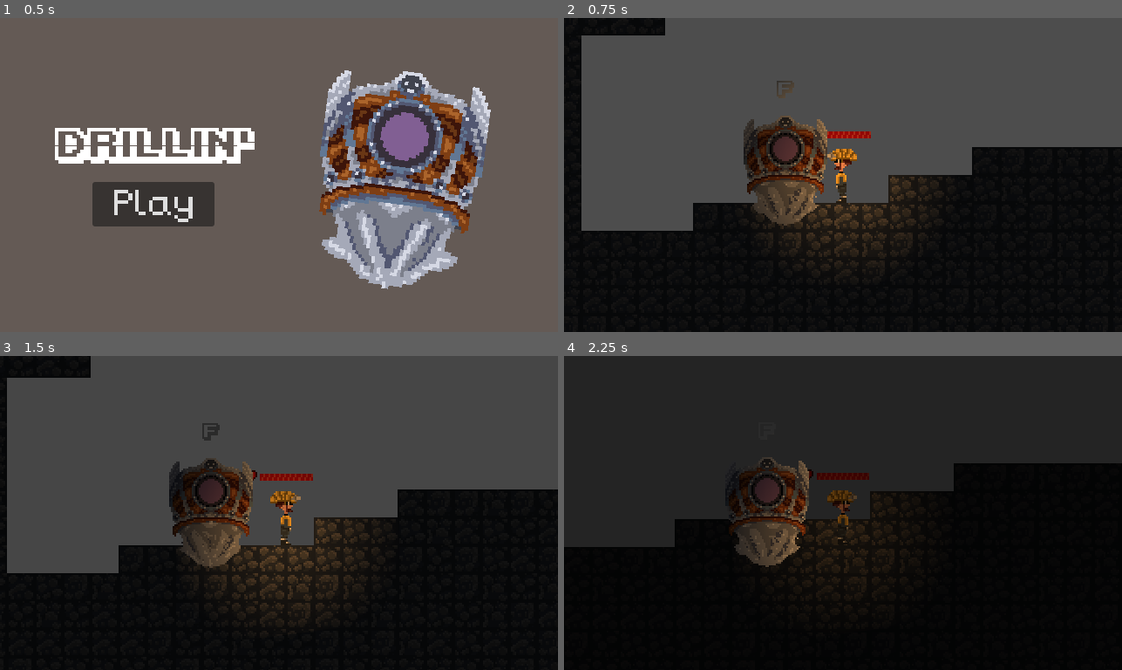
Above: before the commit, frames 1-4 (two rows, left to right).
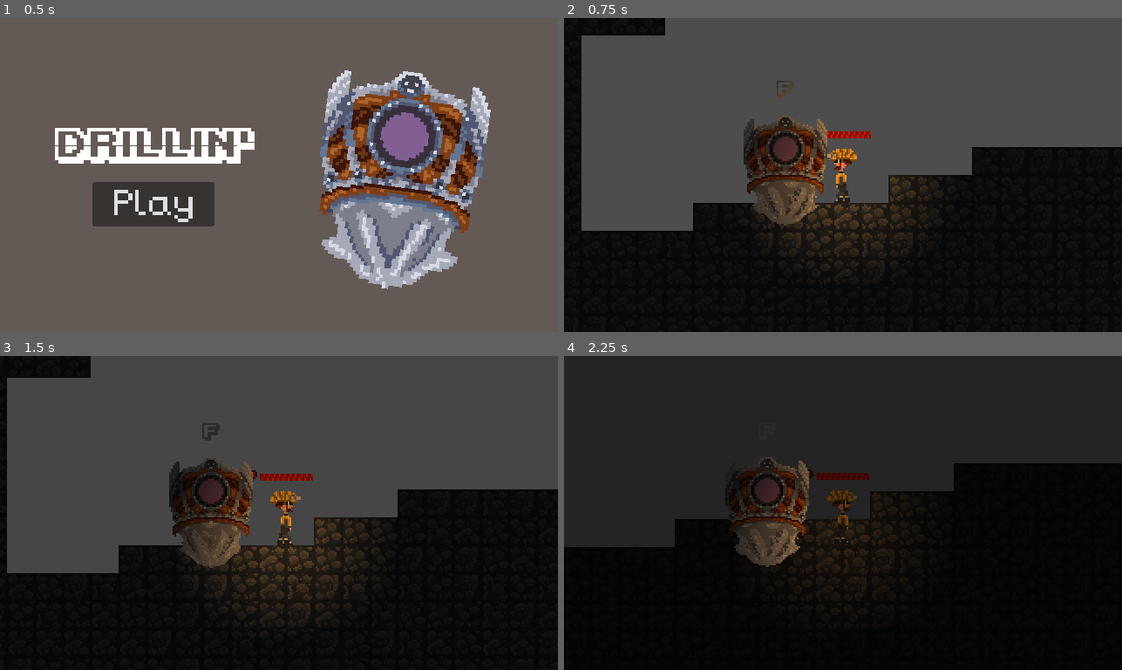
Above: after the commit, the same moments.

Repository: AmazinAxel/drillin
Game: Godot game, scene res://scenes/UI/PlayUI.tscn
Same seed, same stepped clock (60 frames per second), same inputs: the game is played once before the commit and once after it.
Inputs (mouse positions are in pixels of both pictures, inside the frame that each line leads up to):
- Up to frame 1 (0.5 s): no input
- Up to frame 2 (0.75 s): click "Play" at 0.5 s
- Up to frame 3 (1.5 s): move the mouse to (401, 497) at 1.27 s; hold D (right) from 1.28 s (still down); tap F (interact) at 1.35 s
- Up to frame 4 (2.25 s): keep holding D (right); tap W (up) at 1.52 s; move the mouse to (731, 528) at 2.02 s; tap F (interact) at 2.1 s

Frame 1 is identical in both runs. In frame 2, less than 0.1% of the frame differs, in the area x 48-52%, y 54-59%; in frame 3, less than 0.1%; in frame 4, less than 0.1%.

Commit message:
fixed globals bug

Diff:
--- a/scenes/Player/playerMovement.gd
+++ b/scenes/Player/playerMovement.gd
@@ -19,6 +19,8 @@
 		sprite.flip_h = direction > 0
 	else:
 		velocity.x = move_toward(velocity.x, 0, SPEED)
+
+	sprite.play("default")
 	move_and_slide()
 
 	var mousePos = get_global_mouse_position()
Renamed: global.gd -> scenes/global.gd
Renamed: global.gd.uid -> scenes/global.gd.uid
